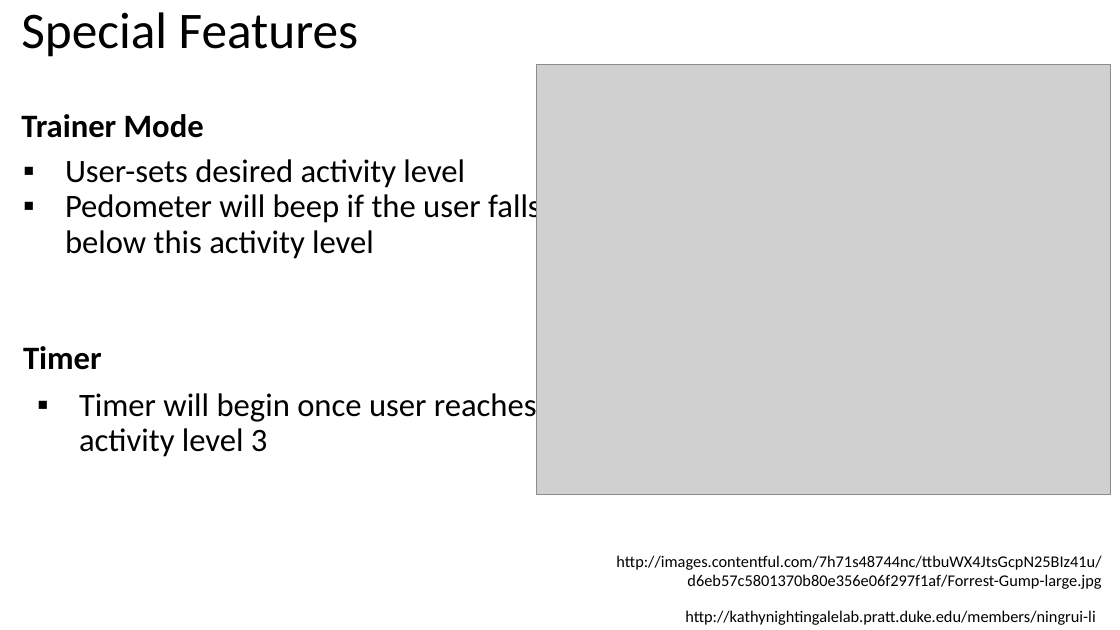
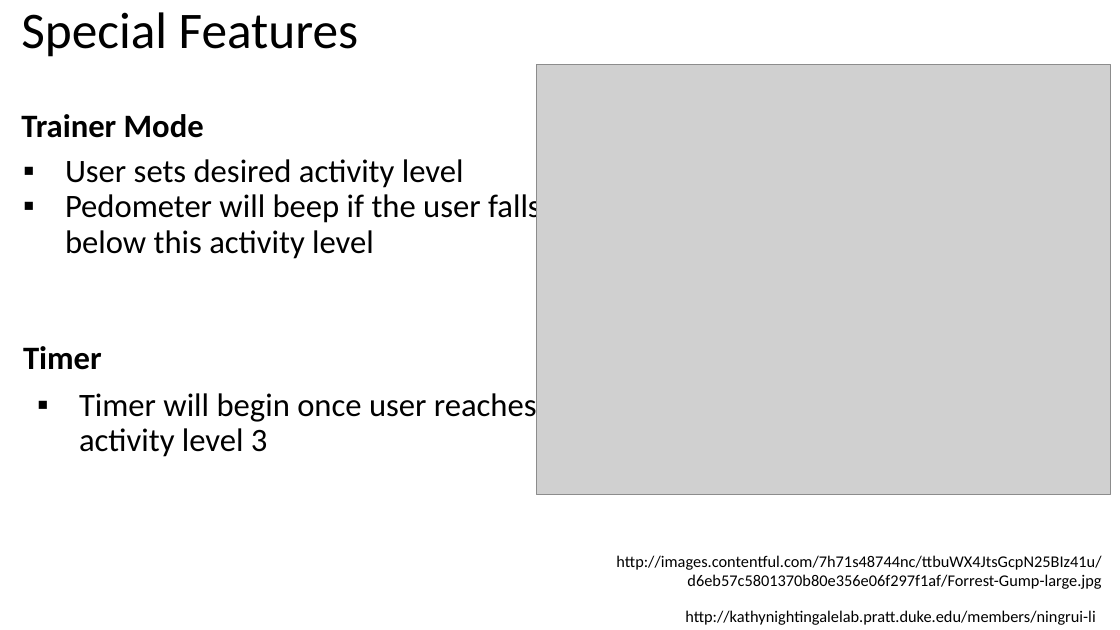
Before and after one commit to imatlopez/Fitbrick, a slide deck: slide 6 of Presentation.pptx. Drawn at 1120x630 pixels with LibreOffice and Linux fonts; fonts in the diff are those of the drawing; grey boxes stand for pictures. Boxes give left, top, right and bottom in pixels: in the first picture for what was removed or moved away, otherwise in the second. Text is boxed around its words. In the diff, an @@ line names an element or a change of style, - is before the commit and + after.

Commit message:
v1.0.7

```diff
--- a/Presentation.pptx
+++ b/Presentation.pptx
@@ text at [65,159,464,188]: text changed @@
-▪ User-sets desired activity level
+▪ User sets desired activity level
```
